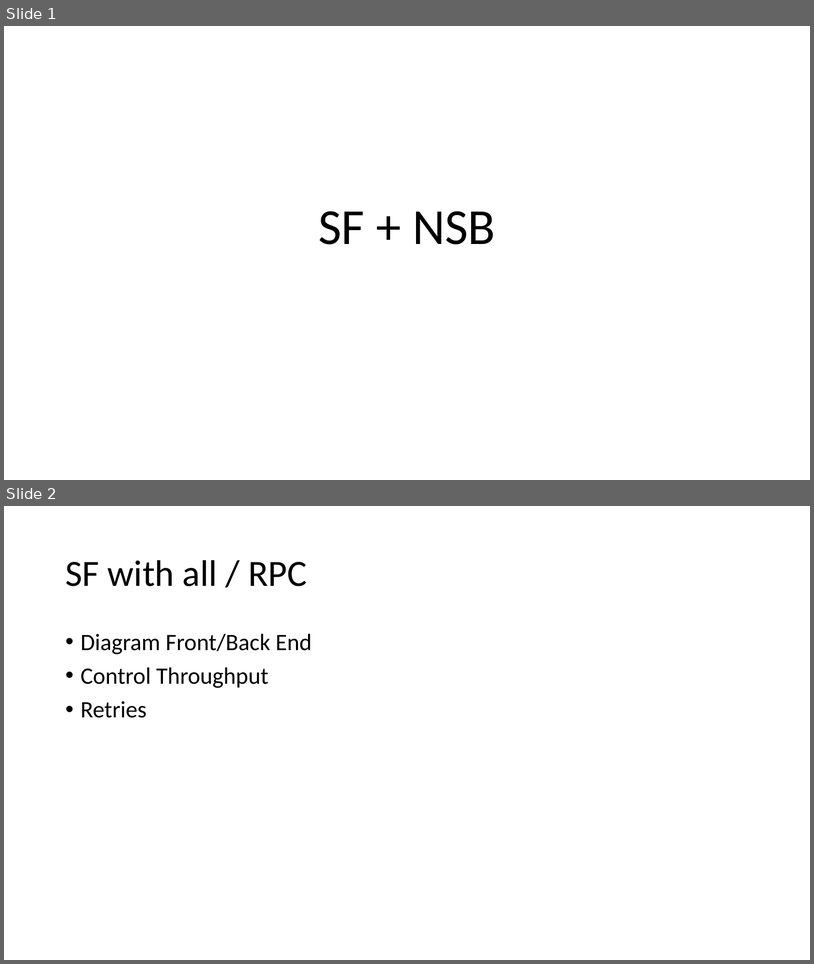
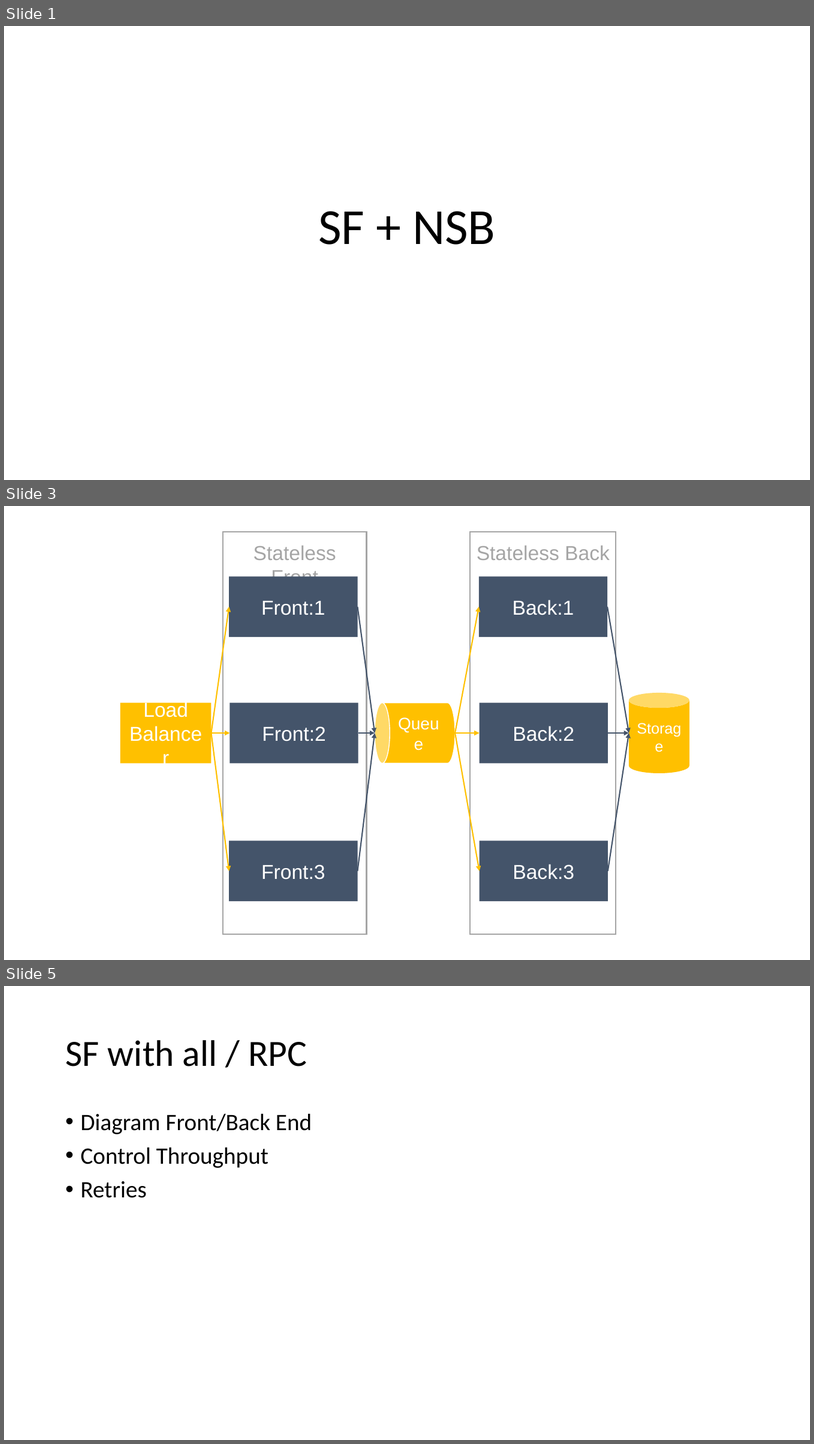
Before and after one commit to danielmarbach/service-fabric-webinar, a slide deck: Slides.pptx. Shown one above the other, each under a label of ours: slides 1 and 2 before the commit, slides 1, 3 and 5 after it; the slides between them are not shown. The pictures are 814x964 and 814x1444 pixels, drawn with LibreOffice and Linux fonts; fonts in the diff are those of the drawing. Boxes give left, top, right and bottom in pixels: in the first picture for what was removed or moved away, otherwise in the second. Text is boxed around its words. In the diff, an @@ line names an element or a change of style, - is before the commit and + after.

```diff
--- a/Slides.pptx
+++ b/Slides.pptx
@@ slide 3 added at [4,506,810,960], background #FFFFFF @@
@@ rectangle added at [223,532,367,934], outline #A5A5A5 1.5 pt @@
@@ rectangle added at [470,532,616,934], outline #A5A5A5 1.5 pt @@
@@ text added at [254,546,336,577], 24 pt, text #A5A5A5 @@
+Stateless Front
@@ text added at [477,546,610,560], 24 pt, text #A5A5A5 @@
+Stateless Back
@@ rectangle added at [229,576,358,637], fill #44546A, 24 pt, text #FFFFFF @@
+Front:1
@@ rectangle added at [479,576,608,637], fill #44546A, 24 pt, text #FFFFFF @@
+Back:1
@@ arrow added from (212, 733) to (229, 606), #FFC000 1.5 pt @@
@@ arrow added from (358, 606) to (375, 733), #44546A 1.5 pt @@
@@ arrow added from (455, 733) to (479, 606), #FFC000 1.5 pt @@
@@ arrow added from (608, 606) to (630, 733), #44546A 1.5 pt @@
@@ rectangle added at [120,703,211,763], fill #FFC000, 24 pt, text #FFFFFF @@
+Load Balancer
@@ rectangle added at [230,703,359,763], fill #44546A, 24 pt, text #FFFFFF @@
+Front:2
@@ cylinder added at [375,702,456,763], fill #FFC000, outline #FFFFFF 1 pt, 20 pt, text #FFFFFF @@
+Queue
@@ rectangle added at [479,703,608,763], fill #44546A, 24 pt, text #FFFFFF @@
+Back:2
@@ cylinder added at [630,693,690,773], fill #FFC000, 18 pt, text #FFFFFF @@
+Storage
@@ arrow added from (212, 733) to (230, 733), #FFC000 1.5 pt @@
@@ arrow added from (212, 733) to (229, 871), #FFC000 1.5 pt @@
@@ arrow added from (358, 871) to (375, 733), #44546A 1.5 pt @@
@@ arrow added from (359, 733) to (375, 733), #44546A 1.5 pt @@
@@ arrow added from (455, 733) to (479, 733), #FFC000 1.5 pt @@
@@ arrow added from (455, 733) to (479, 871), #FFC000 1.5 pt @@
@@ arrow added from (608, 733) to (630, 733), #44546A 1.5 pt @@
@@ arrow added from (608, 871) to (630, 733), #44546A 1.5 pt @@
@@ rectangle added at [229,841,358,901], fill #44546A, 24 pt, text #FFFFFF @@
+Front:3
@@ rectangle added at [479,841,608,901], fill #44546A, 24 pt, text #FFFFFF @@
+Back:3
@@ what was slide 2 is now slide 5 @@
```
Also in this commit, not shown: 4 other slides added, 1 slide removed.
